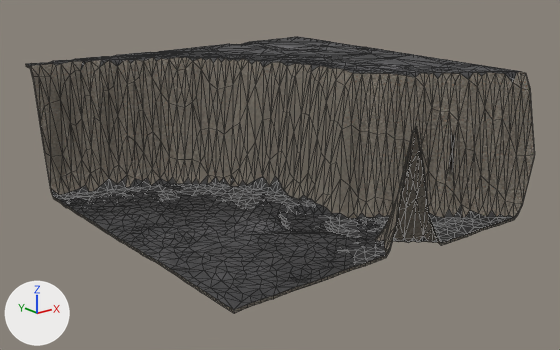
What one commit did to the glTF model content/props/lunar-rift-chunk-2_lod1.glb.
One viewpoint serves both versions: a 50 mm camera at (-250.0, -317.0, 142.0) aimed at (-2.0, -6.0, 18.0). Lighting does not change. The marker at lower left points along +X, +Y and +Z. The picture after the commit comes second. Mesh edges are drawn as thin lines. Vertices at exactly the same position are counted once.

In view in the first picture: 'LOD1_TERRAIN_2'.
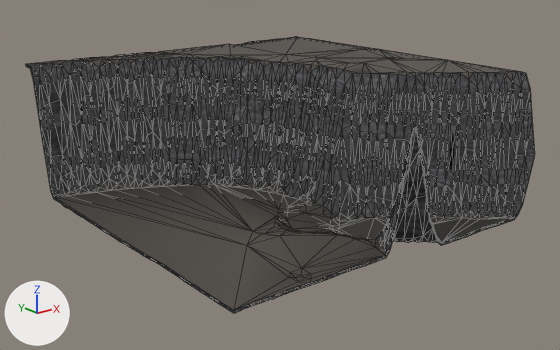
Location of each change, [x1, y1, x2, y2] in pixels of the pictures (560 x 350 px):
'LOD1_TERRAIN_2', surface changed, reshaped
    both: [26, 37, 535, 313]
part 1 of me_lod1_terrain_2, reshaped
    before: [26, 37, 515, 313]
    after: [231, 48, 510, 224]
part 2 of me_lod1_terrain_2, surface changed
    before: [28, 57, 535, 313]
    after: [28, 39, 535, 313]
part 3 of me_lod1_terrain_2, recoloured
    both: [51, 59, 444, 218]

Edits to the bpy script that builds the scene:
```text
Add img_cliff_side_diff_1k:
    img_cliff_side_diff_1k = load_image('cliff_side_diff_1k', 'textures/game/cliff_side_diff_1k_201fe54947b7.jpg', 1024, 1024, 'sRGB')
Add img_cliff_side_ao_1k_cliff_side_rough_1k:
    img_cliff_side_ao_1k_cliff_side_rough_1k = load_image('cliff_side_ao_1k-cliff_side_rough_1k', 'textures/game/cliff_side_ao_1k-cliff_side_rough_1k_1fd93fd83d64.jpg', 1024, 1024, 'Non-Color')
Add img_cliff_side_nor_1k:
    img_cliff_side_nor_1k = load_image('cliff_side_nor_1k', 'textures/game/cliff_side_nor_1k_24bcf83ec5cd.jpg', 1024, 1024, 'Non-Color')
Change mat_rift_wall:
    remove # nodes: BsdfPrincipled, Math, Mix, NormalMap, OutputMaterial, SeparateColor, TexImage x3, VertexColor
    remove # uses the picture img_gray_rocks_ao_1k_gray_rocks_rough_1k
    remove # uses the picture img_gray_rocks_diff_1k
    remove # uses the picture img_gray_rocks_nor_1k
    nodes: BsdfPrincipled, Math, Mix x2, NormalMap, OutputMaterial, SeparateColor, TexImage x3, VertexColor
    colours: light grey #c5c7cd, mixed with the vertex colours
    uses the picture img_cliff_side_ao_1k_cliff_side_rough_1k
    uses the picture img_cliff_side_diff_1k
    uses the picture img_cliff_side_nor_1k
Change me_lod1_terrain_2:
    used by ob_lod1_terrain_2; location = (0.0, 0.0, 0.0)
    remove me_lod1_terrain_2.from_pydata(...)  # 1994 vertices, 3412 faces; spans x -96.0..96.0, y -97.0..96.0, z -2.0..75.0
    add me_lod1_terrain_2.from_pydata(...)  # 1129 vertices, 1743 faces; spans x -96.0..96.0, y -97.0..96.0, z -2.0..75.0
    me_lod1_terrain_2 part 1: 2 vertices moved within x 74.0..96.0, y -96.0..-58.0, z 0.0..73.0; 871 vertices removed from x -96.0..96.0, y -96.0..96.0, z -1.0..75.0; 7 vertices added at x 13.0..96.0, y -84.0..46.0, z 49.0..74.0
    me_lod1_terrain_2 part 2: 1114 kept faces spanning x -96.0..96.0, y -97.0..96.0, z -2.0..75.0 get new texture (UV) coordinates
    me_lod1_terrain_2 part 3: 12 faces spanning x -86.0..55.0, y -74.0..90.0, z 0.0..74.0 switch from mat_rift_wall to mat_rift_floor
    other edits to the shape of me_lod1_terrain_2 do not show in these pictures
```
